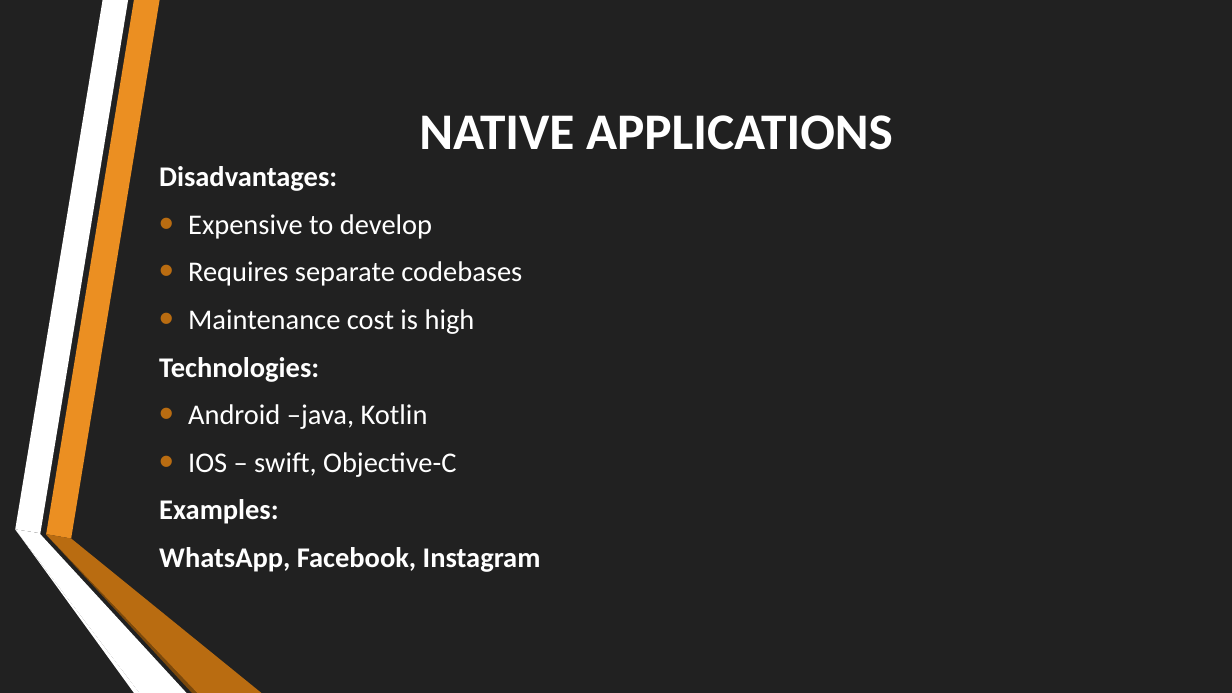
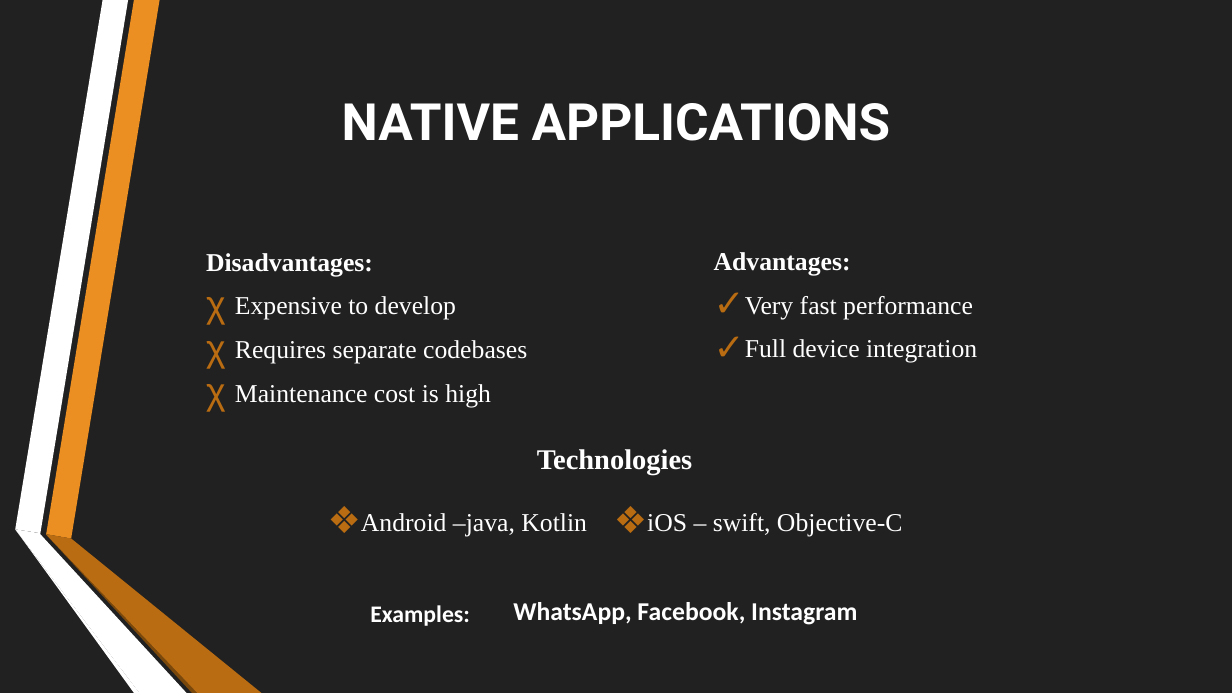
Before and after one commit to Neil1-hub/CEF-440-, a slide deck: slide 6 of Task 1/INTERNET AND MOBILE PROGRAMMING.pptx. Drawn at 1232x693 pixels with LibreOffice and Linux fonts; fonts in the diff are those of the drawing. Boxes give left, top, right and bottom in pixels: in the first picture for what was removed or moved away, otherwise in the second. Text is boxed around its words. In the diff, an @@ line names an element or a change of style, - is before the commit and + after.

```diff
--- a/Task 1/INTERNET AND MOBILE PROGRAMMING.pptx
+++ b/Task 1/INTERNET AND MOBILE PROGRAMMING.pptx
@@ title "NATIVE APPLICATIONS": place and size @@
-title "NATIVE APPLICATIONS" at box(419, 115, 893, 150)
+title "NATIVE APPLICATIONS" at box(342, 103, 890, 141)
@@ title "NATIVE APPLICATIONS" at box(342, 103, 890, 141): font Calibri to Roboto @@
@@ text "Disadvantages:": place and size @@
-text "Disadvantages:" at box(159, 214, 541, 572)
+text "Disadvantages:" at box(206, 253, 527, 407)
@@ text "Disadvantages:" at box(206, 253, 527, 407): size 22.2 to 20 pt, font Calibri to Times New Roman; bullet • to χ @@
@@ text added at box(714, 252, 977, 363), 20 pt, text #FFFFFF @@
+Advantages:
+✓ Very fast performance
+✓ Full device integration
@@ text at box(159, 357, 541, 572): paragraphs removed @@
-Technologies:
-• Android –java, Kotlin
-• IOS – swift, Objective-C
-Examples:
-WhatsApp, Facebook, Instagram
@@ text added at box(537, 449, 692, 475), 22.2 pt, text #FFFFFF, bold @@
+Technologies
@@ text added at box(361, 513, 587, 536), 20 pt, text #FFFFFF @@
+❖ Android –java, Kotlin
@@ text added at box(647, 513, 902, 536), 20 pt, text #FFFFFF @@
+❖ iOS – swift, Objective-C
@@ text added at box(370, 605, 470, 626), 18.5 pt, text #FFFFFF, bold @@
+Examples:
@@ text added at box(513, 602, 857, 625), 20 pt, text #FFFFFF, bold @@
+WhatsApp, Facebook, Instagram
```
Also in this commit, not shown: 15 other slides changed, 2 slides added, 3 slides removed.
